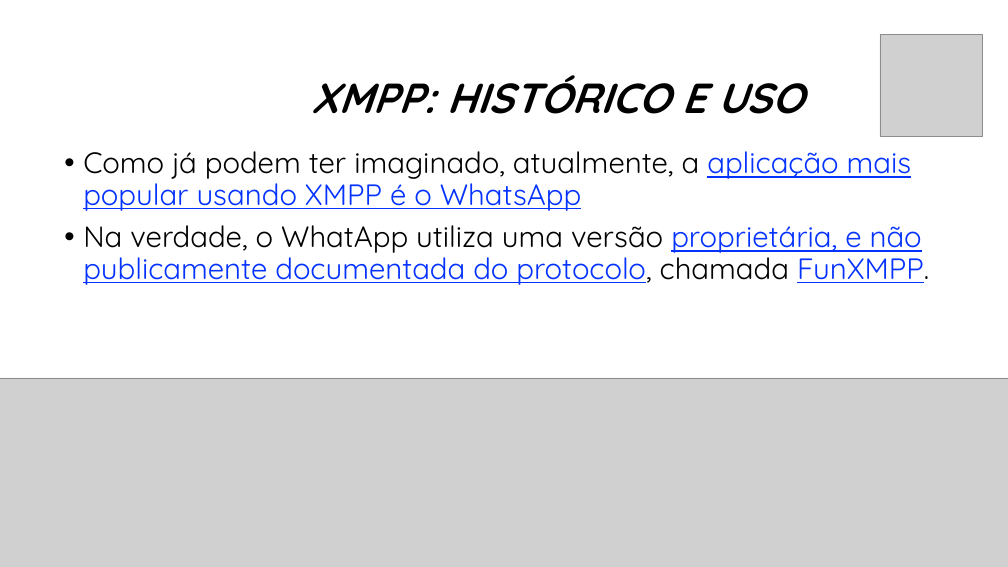
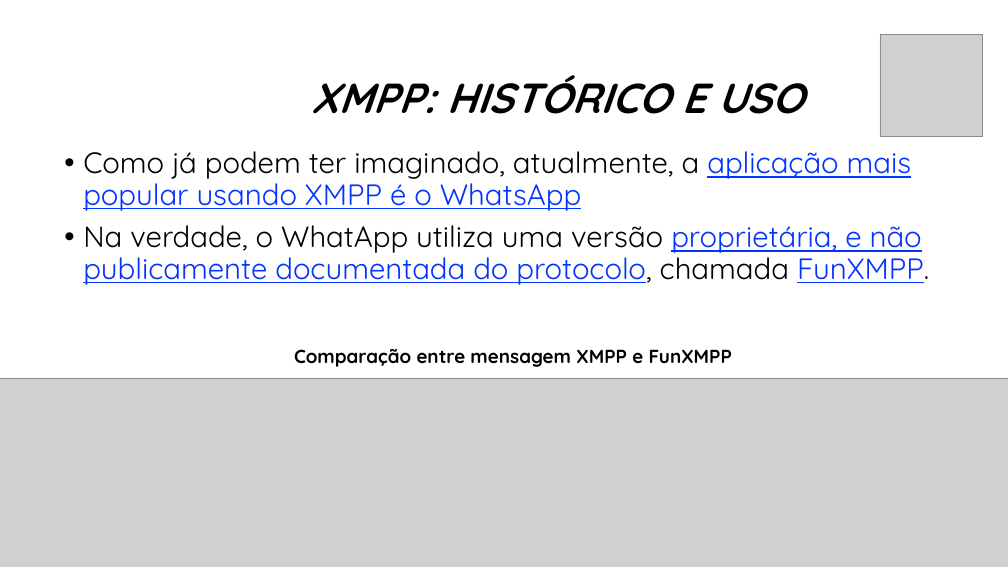
Before and after one commit to manoelcampos/sistemas-distribuidos, a slide deck: slide 6 of projects/03-xmpp/xmpp.pptx. Drawn at 1008x567 pixels with LibreOffice and Linux fonts; fonts in the diff are those of the drawing; grey boxes stand for pictures; background and template pictures are left out. Boxes give left, top, right and bottom in pixels: in the first picture for what was removed or moved away, otherwise in the second. Text is boxed around its words. In the diff, an @@ line names an element or a change of style, - is before the commit and + after.

Commit message:
Atualiza apresentações websockets e xmpp

```diff
--- a/projects/03-xmpp/xmpp.pptx
+++ b/projects/03-xmpp/xmpp.pptx
@@ text added at bbox=[294, 349, 732, 367], 18 pt, text #000000, bold @@
+Comparação entre mensagem XMPP e FunXMPP
```
Also in this commit, not shown: 5 other slides changed, 1 slide added.
